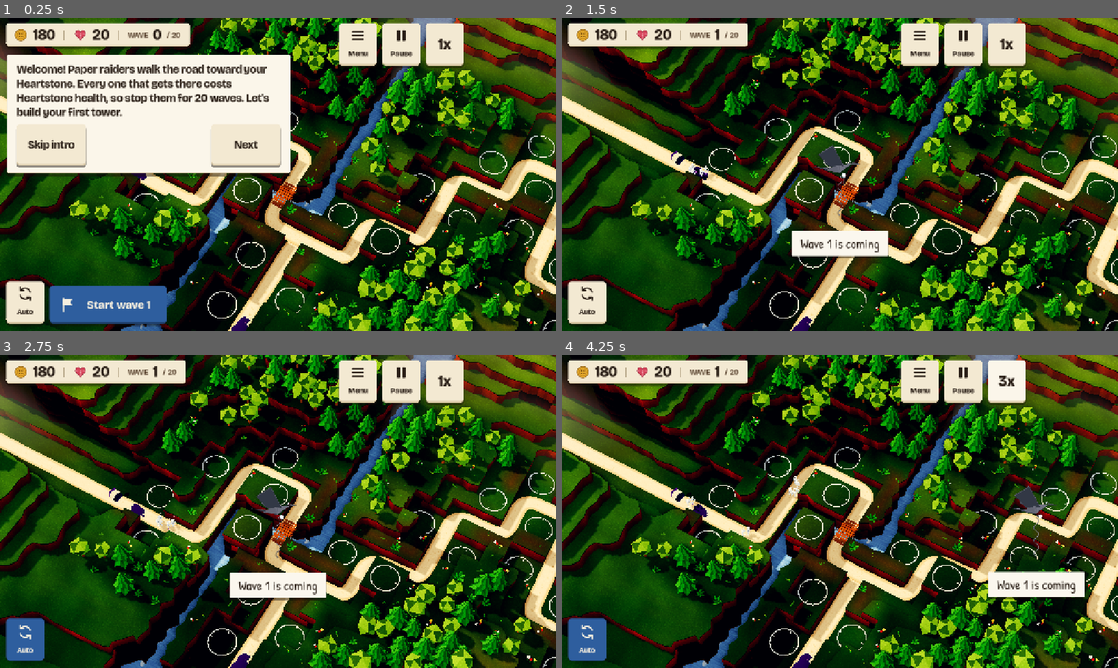
Above: before the commit, frames 1-4 (two rows, left to right).
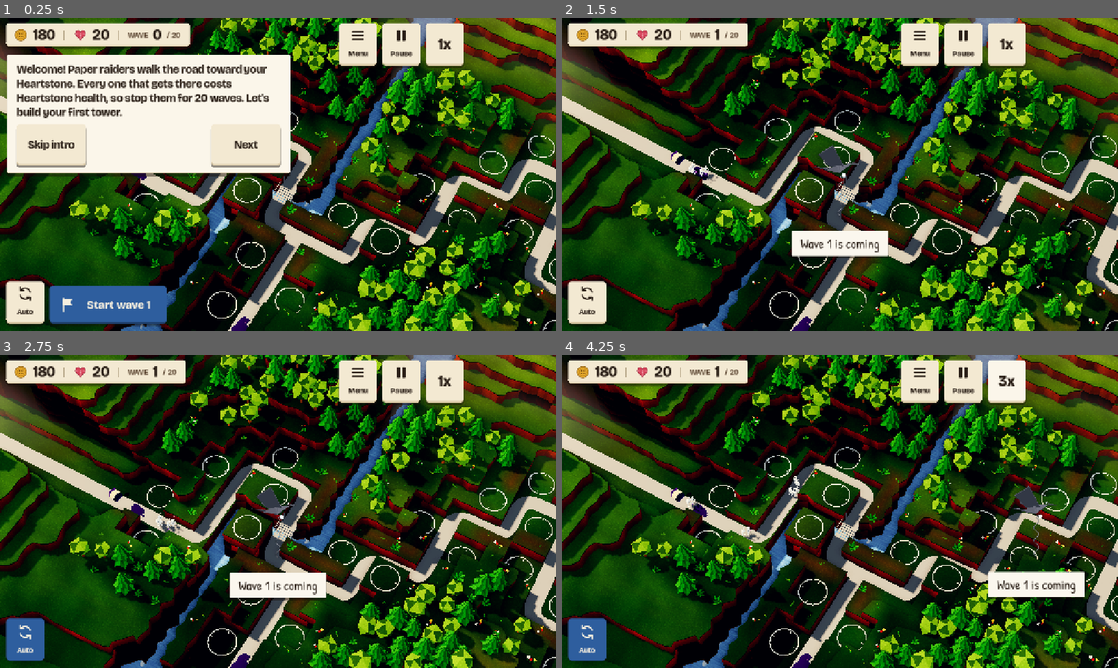
Above: after the commit, the same moments.

Repository: juanpalopez/psychic-bassoon
Game: Godot game, scene res://main.tscn
Two runs of this game, one before a commit and one after it. Both use one fixed random seed, a clock stepped at 60 frames per second and the inputs below.
Inputs:
- Up to frame 1 (0.25 s): no input
- Up to frame 2 (1.5 s): click "Start wave 1" at 0.5 s; click "Skip intro" at 1.25 s
- Up to frame 3 (2.75 s): click "Auto" at 2 s
- Up to frame 4 (4.25 s): click "1x" at 2.75 s; click "2x" at 3.5 s

The runs differ from the first frame. In frame 1, 5.3% of the frame differs, in the area x 0-100%, y 24-100%; in frame 2, 6.5%; in frame 3, 6.5%; in frame 4, 6.8%.

Commit message:
fix(render): light the road and bridges as painted paper fading into haze
The bed and the bridges take #341's painted paper and the diorama's
haze, like the terrain, and the slot sets the haze's map size on them.

Refs #325

Co-Authored-By: Claude Opus 5.5 <noreply@anthropic.com>
Claude-Session: https://claude.ai/code/session_01Sz86dVkFgcmfUpmh5hksT1

Diff:
--- a/godot/render/diorama/road_bed_slot.gd
+++ b/godot/render/diorama/road_bed_slot.gd
@@ -7,6 +7,10 @@
 
 func build(field: TerrainField) -> void:
 	clear()
+	# the bed and the bridges fade into the haze past the map, as the terrain does
+	var half := Vector2(float(field.map.cols), float(field.map.rows)) / 2.0
+	RoadBedBuilder.bed_material().set_shader_parameter("map_half", half)
+	PaperLook.material("diorama_vc").set_shader_parameter("map_half", half)
 	var made := RoadBedBuilder.build(field.map, field.routes, Callable(field, "top_at"))
 	for child in made.get_children():
 		made.remove_child(child)
--- a/godot/render/paper/diorama_vc.gdshader
+++ b/godot/render/paper/diorama_vc.gdshader
@@ -1,39 +1,18 @@
-// The diorama's generated props (#325, #326): faceted card with its colours in the vertex
-// colours (times the MultiMesh instance colour, which Godot multiplies into COLOR), matte, with
-// paper fibre, a wrapped warm light and a cool fill on the side away from the sun
-// (docs/art/STYLE.md). One surface a prop, so one draw call a prop type. Nothing reads the
-// screen, so Compatibility, Mobile and Forward+ draw it the same.
+// The diorama's generated props (#325 bridges, #326 scatter): faceted card with its colours in
+// the vertex colours (linear light, times the MultiMesh instance colour, which Godot multiplies
+// into COLOR), in the painted paper every lit surface shares (painted.gdshaderinc), fading into
+// the haze past the map like the terrain (haze.gdshaderinc). One surface a prop, so one draw
+// call a prop type. Closed models: the back faces are culled.
 shader_type spatial;
-render_mode cull_back;
 
-uniform sampler2D paper_noise : hint_default_white, filter_linear_mipmap, repeat_enable;
-
-group_uniforms light;
-uniform vec3 light_warm : source_color = vec3(1.0, 0.851, 0.659);
-uniform vec3 shade_cool : source_color = vec3(0.725, 0.796, 0.878);
-uniform float warmth : hint_range(0.0, 1.0) = 0.3;
-uniform float wrap : hint_range(0.0, 1.0) = 0.45;
-uniform float fibre : hint_range(0.0, 0.5) = 0.12;
-group_uniforms;
-
-varying vec3 world_pos;
+#include "res://render/paper/painted.gdshaderinc"
+#include "res://render/paper/haze.gdshaderinc"
 
 void vertex() {
-	world_pos = (MODEL_MATRIX * vec4(VERTEX, 1.0)).xyz;
+	PAINTED_VERTEX
 }
 
 void fragment() {
-	vec4 n = texture(paper_noise, world_pos.xz * 1.7 + vec2(world_pos.y * 0.9));
-	ALBEDO = COLOR.rgb * (1.0 + fibre * (n.b - 0.5) * 2.0);
-	ROUGHNESS = 1.0;
-	SPECULAR = 0.0;
+	PAINTED_PAPER(COLOR.rgb, 1.0, 0.0)
+	HAZE_FOG(painted_world)
 }
-
-void light() {
-	float lit = smoothstep(0.0, 1.0, clamp((dot(NORMAL, LIGHT) + wrap) / (1.0 + wrap), 0.0, 1.0));
-	vec3 tint = mix(vec3(1.0), light_warm, warmth);
-	DIFFUSE_LIGHT += lit * ATTENUATION * LIGHT_COLOR * tint / PI;
-	if (LIGHT_IS_DIRECTIONAL) {
-		DIFFUSE_LIGHT += (1.0 - lit * ATTENUATION) * shade_cool * 0.18 * LIGHT_COLOR / PI;
-	}
-}
--- a/godot/render/paper/road_bed.gdshader
+++ b/godot/render/paper/road_bed.gdshader
@@ -3,11 +3,12 @@
 // -1 at one outer edge through 0 in the middle to 1 at the other (the Heartstone's yard gives the
 // distance out from its middle, 0 to 1). The flagstones are laid in world space, so the bed and
 // the yard share one paving. Nothing reads the screen, so Compatibility, Mobile and Forward+ draw
-// it the same; a few mixes and one noise read a pixel.
+// it the same; a few mixes and one noise read a pixel. It is lit as the painted paper every lit
+// surface shares (painted.gdshaderinc) and fades into the haze past the map like the terrain.
 shader_type spatial;
-render_mode cull_disabled;
 
-uniform sampler2D paper_noise : hint_default_white, filter_linear_mipmap, repeat_enable;
+#include "res://render/paper/painted.gdshaderinc"
+#include "res://render/paper/haze.gdshaderinc"
 
 group_uniforms road;
 // The sand, its worn edge, the joints between flagstones and the lip's outer face, where the bed
@@ -24,20 +25,13 @@
 uniform float stone_size = 0.27;
 uniform float joints : hint_range(0.0, 1.0) = 0.6;
 uniform float stone_tone : hint_range(0.0, 0.3) = 0.09;
-uniform float fibre : hint_range(0.0, 0.5) = 0.08;
-
-group_uniforms light;
-// The same warm sun and cool fill as the painted paper (STYLE.md: sun #ffd9a8, sky #b9cbe0).
-uniform vec3 light_warm : source_color = vec3(1.0, 0.851, 0.659);
-uniform vec3 shade_cool : source_color = vec3(0.725, 0.796, 0.878);
-uniform float warmth : hint_range(0.0, 1.0) = 0.3;
-uniform float wrap : hint_range(0.0, 1.0) = 0.45;
 group_uniforms;
 
 varying vec3 world_pos;
 
 void vertex() {
 	world_pos = (MODEL_MATRIX * vec4(VERTEX, 1.0)).xyz;
+	PAINTED_VERTEX
 }
 
 float hash(vec2 p) {
@@ -46,7 +40,6 @@
 
 void fragment() {
 	float across = abs(UV.y);
-	vec4 n = texture(paper_noise, world_pos.xz * 0.9);
 	vec4 broad = texture(paper_noise, world_pos.xz * 0.11 + vec2(0.31, 0.77));
 	// a worn edge that wanders a little
 	float wear = smoothstep(wear_from, wear_to, across + (broad.g - 0.5) * 0.15);
@@ -66,17 +59,6 @@
 	colour = mix(colour, joint_colour, joint);
 	// the lip's outer face, past its crest
 	colour = mix(colour, lip_colour, smoothstep(0.95, 1.0, across));
-	colour *= 1.0 + fibre * (n.b - 0.5);
-	ALBEDO = colour;
-	ROUGHNESS = 1.0;
-	SPECULAR = 0.0;
+	PAINTED_PAPER(colour, 1.0, 0.0)
+	HAZE_FOG(painted_world)
 }
-
-void light() {
-	float lit = smoothstep(0.0, 1.0, clamp((dot(NORMAL, LIGHT) + wrap) / (1.0 + wrap), 0.0, 1.0));
-	vec3 tint = mix(vec3(1.0), light_warm, warmth);
-	DIFFUSE_LIGHT += lit * ATTENUATION * LIGHT_COLOR * tint / PI;
-	if (LIGHT_IS_DIRECTIONAL) {
-		DIFFUSE_LIGHT += (1.0 - lit * ATTENUATION) * shade_cool * 0.18 * LIGHT_COLOR / PI;
-	}
-}
